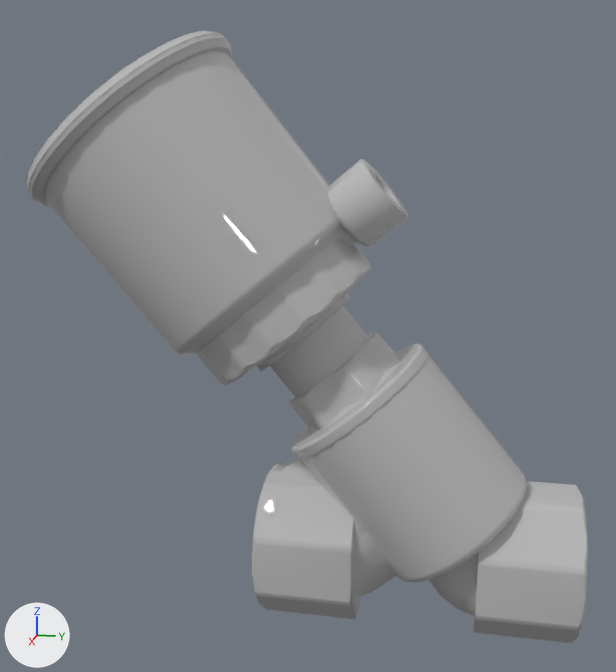
Renders of the glTF model wwwroot/models/Pumps/VALVE_CR_01.glb from each side of a commit.
Before and after are seen from a camera (50 mm lens) standing at (1311.0, 4218.0, 146.0) and looking at (1081.0, 4172.0, 89.0). The lights are fixed; the arrows at lower left show +X, +Y and +Z. Where no turn or scale is listed for an object, it has been applied to the vertices.

Before the edit, the objects in view are built like this:
```python
me_mmgroup001 = bpy.data.meshes.new('mmGroup001')
me_mmgroup001.from_pydata(...)  # 2636 vertices, 5268 faces; spans x -34.0..34.0, y -77.0..77.0, z -82.0..82.0
me_mmgroup001.materials.append(mat_valve_cr_03_default)  # grey #bcbcbc
ob_mmgroup001 = bpy.data.objects.new('mmGroup001', me_mmgroup001)
ob_mmgroup001.location = (1081.5, 4172.6, 88.3)
```
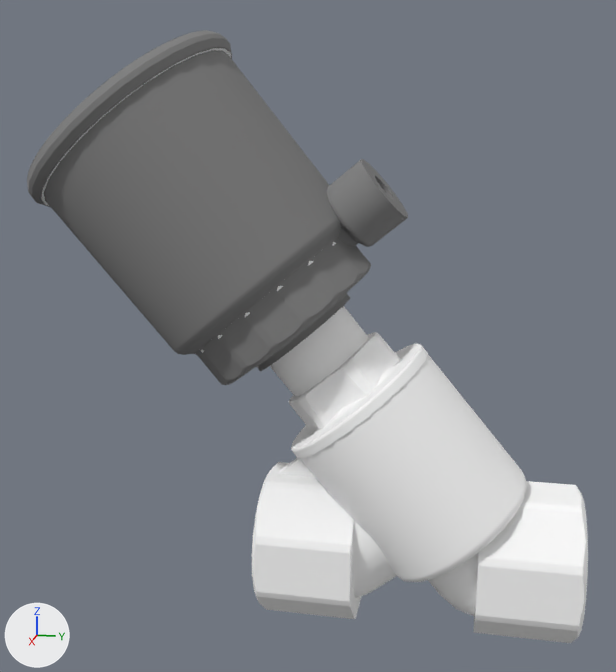
The newer file is also turned or shifted as a whole; pictures and numbers use the older file's frame.

What differs and where, as boxes (x1, y1, x2, y2) in the pictures (616 x 672 px):
part 1 of me_mmgroup001, cut back
    before: (177, 52, 422, 452)
    after: (177, 159, 408, 434)
part 2 of me_mmgroup001, cut back
    before: (27, 30, 232, 207)
    after: (196, 47, 335, 214)
part 3 of me_mmgroup001, cut back
    before: (397, 473, 527, 582)
    after: (397, 478, 527, 582)
part 4 of me_mmgroup001, recoloured (grey to white)
    both: (41, 54, 588, 643)
part 5 of me_mmgroup001, recoloured
    both: (27, 31, 404, 385)

What the commit changed:
Material 'Material #793' (mat_material__793) is new.
Its base color is (1.0, 1.0, 1.0) (white #ffffff).
Its roughness is 1.0.
Material 'Material #794' (mat_material__794) is new.
Its base color is (0.224, 0.224, 0.224) (grey #828282).
Its roughness is 1.0.
me_mmgroup001 is used by ob_mmgroup001; location (1081.5, 4172.6, 88.3).
me_mmgroup001 had 2636 vertices, 5268 faces and spanned x -34.0..34.0, y -77.0..77.0, z -82.0..82.0.
me_mmgroup001 now has 2127 vertices, 4250 faces and spans x -34.0..34.0, y -77.0..77.0, z -82.0..82.0.
me_mmgroup001 part 1: 51 vertices moved within x -27.0..27.0, y -30.0..23.0, z -25.0..35.0; 382 vertices removed from x -31.0..31.0, y -36.0..31.0, z -32.0..50.0; 64 vertices added at x -31.0..31.0, y -36.0..26.0, z -17.0..49.0.
me_mmgroup001 part 2: 4 vertices moved within x -8.0..8.0, y -24.0, z 77.0; 146 vertices removed from x -34.0..34.0, y -77.0..-23.0, z 36.0..82.0.
me_mmgroup001 part 3: 2 vertices moved within x -4.0..2.0, y 28.0..62.0, z -68.0..-38.0; 49 vertices removed from x -23.0..23.0, y 28.0..62.0, z -68.0..-38.0; 4 vertices added at x -4.0..13.0, y 28.0..61.0, z -68.0..-40.0.
me_mmgroup001 part 4: 1410 faces spanning x -33.0..33.0, y -73.0..77.0, z -82.0..77.0 switch from mat_valve_cr_03_default (grey #bcbcbc) to mat_material__793 (white #ffffff).
me_mmgroup001 part 5: 1213 faces spanning x -34.0..34.0, y -77.0..27.0, z -14.0..82.0 switch from mat_valve_cr_03_default (grey #bcbcbc) to mat_material__794 (grey #828282).
